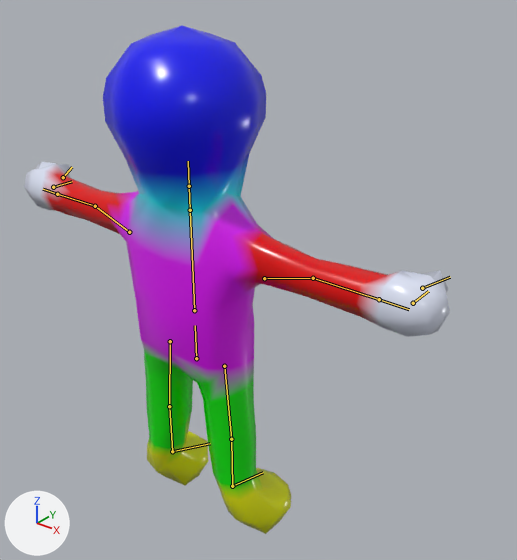
Renders of the glTF model do-not-drop/assets/models/characters/gel/gel_body_lod2.glb from each side of a commit.
The view is the same before and after, from a 50 mm lens placed at (1.507, -1.538, 1.992), pointed at (0.151, 0.157, 0.941). Lighting does not change. The marker at lower left points along +X, +Y and +Z. The picture after the commit comes second. The bones that bend it are drawn over the model as lines.

Names of what the first picture shows: 'GelBodyLOD2'.
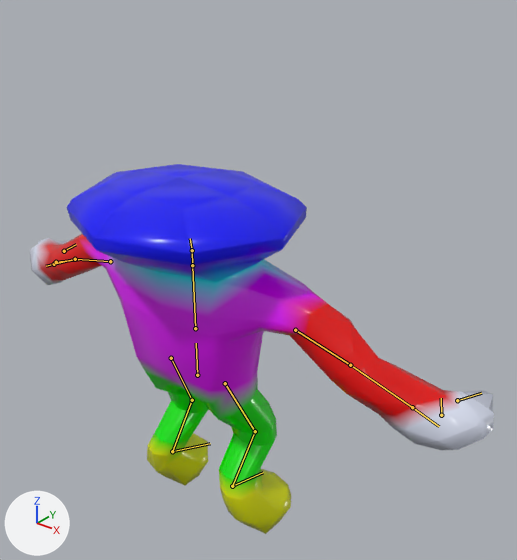
The newer file adds an action. The first version stands in its rest pose; the second is drawn at frame 13 of the action 'Pancake'.

Location of each change, (x1, y1, x2, y2) in pixels of the pictures (517 x 560 px):
```json
{"object": "GelBodyLOD2", "change": "posed", "before": [24, 26, 450, 534], "after": [30, 164, 494, 534], "on screen": "9% wider, 27% shorter"}
{"bone": "pelvis", "before": "(196, 358) to (195, 325)", "after": "(197, 375) to (196, 343)"}
{"bone": "chest", "before": "(194, 310) to (190, 210)", "after": "(195, 328) to (192, 265)"}
{"bone": "head", "before": "(189, 186) to (188, 161)", "after": "(192, 250) to (190, 238)"}
{"bone": "upper_arm.L", "before": "(129, 232) to (95, 206)", "after": "(110, 261) to (75, 259)"}
{"bone": "forearm.L", "before": "(95, 206) to (57, 194)", "after": "(75, 259) to (54, 264)"}
{"bone": "upper_arm.R", "before": "(264, 278) to (313, 278)", "after": "(295, 330) to (350, 365)"}
{"bone": "forearm.R", "before": "(313, 278) to (379, 299)", "after": "(350, 365) to (412, 407)"}
{"bone": "thigh.L", "before": "(170, 341) to (169, 406)", "after": "(171, 358) to (192, 400)"}
{"bone": "shin.L", "before": "(169, 406) to (172, 451)", "after": "(192, 400) to (172, 451)"}
{"bone": "thigh.R", "before": "(224, 366) to (231, 439)", "after": "(225, 383) to (255, 431)"}
{"bone": "shin.R", "before": "(231, 439) to (232, 486)", "after": "(255, 431) to (232, 486)"}
```

Edits to the scene script, one JSON object a line:
```json
{"block": "bone_pelvis", "where": "bone_pelvis = bpy.data.objects['GelSkeleton'].pose.bones['pelvis']"}
{"op": "set", "path": "bone_pelvis.location", "old": "(0.0, 0.0, 0.0)", "new": "(0.0, -0.07, 0.0)"}
{"block": "bone_chest", "where": "bone_chest = bpy.data.objects['GelSkeleton'].pose.bones['chest']  # child of 'pelvis'"}
{"op": "set", "path": "bone_chest.rotation_quaternion", "old": "(1.0, 0.0, 0.0, 0.0)", "new": "(1.0, 0.004, 0.0, -0.006)", "note": "degrees (0, 0, 0) -> degrees (0, 0, -1)"}
{"op": "set", "path": "bone_chest.scale", "old": "(1.0, 1.0, 1.0)", "new": "(1.39, 0.66, 1.25)"}
{"block": "bone_head", "where": "bone_head = bpy.data.objects['GelSkeleton'].pose.bones['head']  # child of 'neck'"}
{"op": "set", "path": "bone_head.rotation_quaternion", "old": "(1.0, 0.0, 0.0, 0.0)", "new": "(0.998, -0.017, -0.048, -0.023)", "note": "degrees (0, 0, 0) -> degrees (-2, -6, -3)"}
{"op": "set", "path": "bone_head.scale", "old": "(1.0, 1.0, 1.0)", "new": "(1.24, 0.8, 1.15)"}
{"block": "bone_upper_arm_l", "where": "bone_upper_arm_l = bpy.data.objects['GelSkeleton'].pose.bones['upper_arm.L']  # child of 'chest'"}
{"op": "set", "path": "bone_upper_arm_l.rotation_quaternion", "old": "(1.0, 0.0, 0.0, 0.0)", "new": "(0.928, -0.351, 0.12, -0.03)", "note": "degrees (0, 0, 0) -> degrees (-42, 12, -8)"}
{"op": "set", "path": "bone_upper_arm_l.scale", "old": "(1.0, 1.0, 1.0)", "new": "(0.84, 0.86, 1.43)"}
{"block": "bone_forearm_l", "where": "bone_forearm_l = bpy.data.objects['GelSkeleton'].pose.bones['forearm.L']  # child of 'upper_arm.L'"}
{"op": "set", "path": "bone_forearm_l.rotation_quaternion", "old": "(1.0, 0.0, 0.0, 0.0)", "new": "(0.987, 0.05, -0.081, -0.132)", "note": "degrees (0, 0, 0) -> degrees (7, -8, -16)"}
{"block": "bone_upper_arm_r", "where": "bone_upper_arm_r = bpy.data.objects['GelSkeleton'].pose.bones['upper_arm.R']  # child of 'chest'"}
{"op": "set", "path": "bone_upper_arm_r.rotation_quaternion", "old": "(1.0, 0.0, 0.0, 0.0)", "new": "(0.927, -0.353, -0.122, 0.029)", "note": "degrees (0, 0, 0) -> degrees (-43, -12, 8)"}
{"op": "set", "path": "bone_upper_arm_r.scale", "old": "(1.0, 1.0, 1.0)", "new": "(0.84, 0.86, 1.43)"}
{"block": "bone_forearm_r", "where": "bone_forearm_r = bpy.data.objects['GelSkeleton'].pose.bones['forearm.R']  # child of 'upper_arm.R'"}
{"op": "set", "path": "bone_forearm_r.rotation_quaternion", "old": "(1.0, 0.0, 0.0, 0.0)", "new": "(0.987, 0.05, 0.082, 0.132)", "note": "degrees (0, 0, 0) -> degrees (7, 9, 16)"}
{"block": "bone_thigh_l", "where": "bone_thigh_l = bpy.data.objects['GelSkeleton'].pose.bones['thigh.L']  # child of 'pelvis'"}
{"op": "set", "path": "bone_thigh_l.rotation_quaternion", "old": "(1.0, 0.0, 0.0, 0.0)", "new": "(0.976, -0.22, -0.013, -0.005)", "note": "degrees (0, 0, 0) -> degrees (-25, -2, 0)"}
{"block": "bone_shin_l", "where": "bone_shin_l = bpy.data.objects['GelSkeleton'].pose.bones['shin.L']  # child of 'thigh.L'"}
{"op": "set", "path": "bone_shin_l.rotation_quaternion", "old": "(1.0, 0.0, 0.0, 0.0)", "new": "(0.86, 0.509, -0.006, 0.018)", "note": "degrees (0, 0, 0) -> degrees (61, -2, 1)"}
{"block": "bone_foot_l", "where": "bone_foot_l = bpy.data.objects['GelSkeleton'].pose.bones['foot.L']  # child of 'shin.L'"}
{"op": "set", "path": "bone_foot_l.rotation_quaternion", "old": "(1.0, 0.0, 0.0, 0.0)", "new": "(0.951, -0.306, 0.031, 0.001)", "note": "degrees (0, 0, 0) -> degrees (-36, 3, -1)"}
{"block": "bone_thigh_r", "where": "bone_thigh_r = bpy.data.objects['GelSkeleton'].pose.bones['thigh.R']  # child of 'pelvis'"}
{"op": "set", "path": "bone_thigh_r.rotation_quaternion", "old": "(1.0, 0.0, 0.0, 0.0)", "new": "(0.976, -0.218, 0.017, 0.008)", "note": "degrees (0, 0, 0) -> degrees (-25, 2, 0)"}
{"block": "bone_shin_r", "where": "bone_shin_r = bpy.data.objects['GelSkeleton'].pose.bones['shin.R']  # child of 'thigh.R'"}
{"op": "set", "path": "bone_shin_r.rotation_quaternion", "old": "(1.0, 0.0, 0.0, 0.0)", "new": "(0.859, 0.511, 0.006, -0.018)", "note": "degrees (0, 0, 0) -> degrees (61, 2, -1)"}
{"block": "bone_foot_r", "where": "bone_foot_r = bpy.data.objects['GelSkeleton'].pose.bones['foot.R']  # child of 'shin.R'"}
{"op": "set", "path": "bone_foot_r.rotation_quaternion", "old": "(1.0, 0.0, 0.0, 0.0)", "new": "(0.951, -0.309, -0.031, -0.001)", "note": "degrees (0, 0, 0) -> degrees (-36, -3, 1)"}
```
